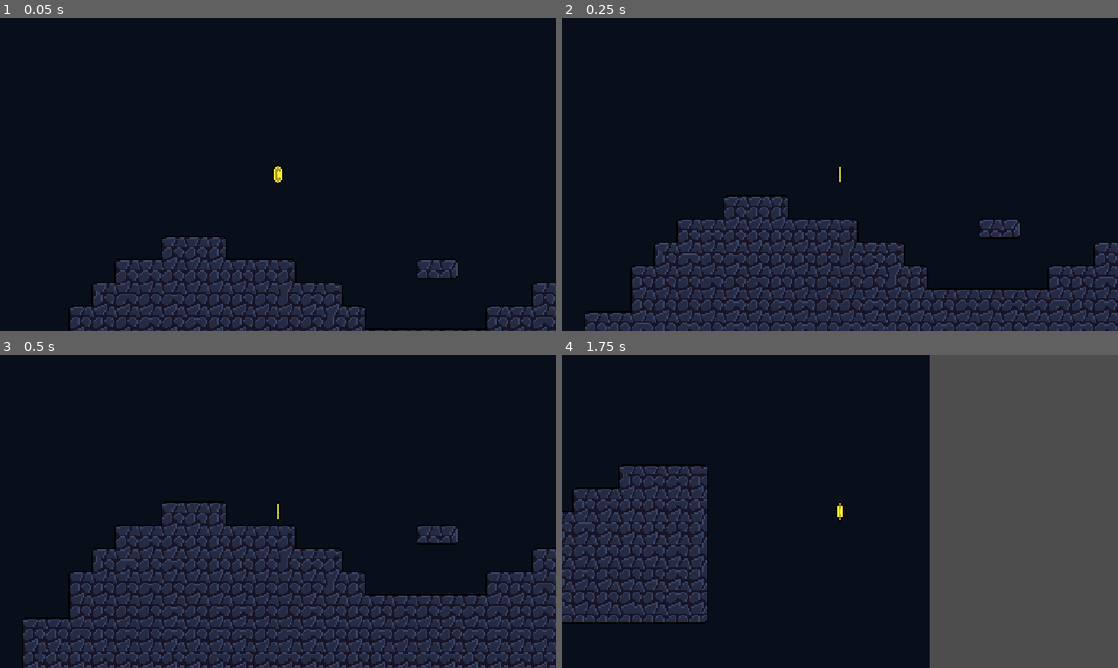
Above: before the commit, frames 1-4 (two rows, left to right).
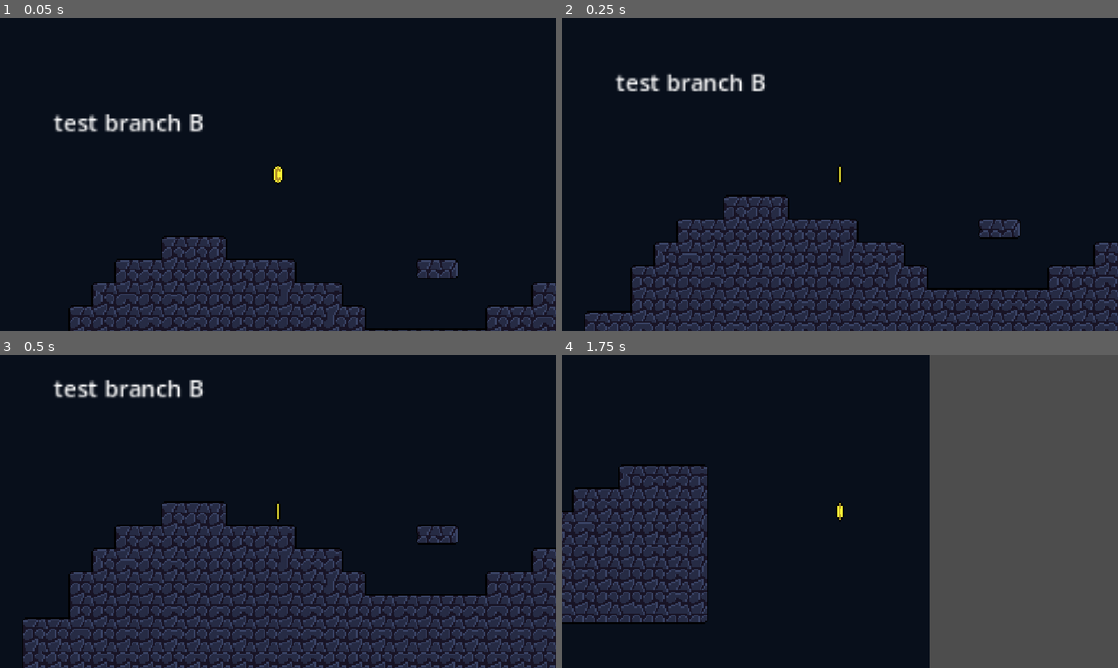
Above: after the commit, the same moments.

Repository: avic-acid/cute-autoscroller
Game: Godot game, scene res://main.tscn
Same seed, same stepped clock (60 frames per second), same inputs: the game is played once before the commit and once after it.
Inputs:
- Up to frame 1 (0.05 s): no input
- Up to frame 2 (0.25 s): no input
- Up to frame 3 (0.5 s): no input
- Up to frame 4 (1.75 s): tap Enter (ui_accept) at 0.5, 0.77, 1.52 s; hold Right (ui_right) from 0.53 s (still down)

The runs differ from the first frame. In frame 1, 0.9% of the frame differs, in the area x 9-37%, y 30-37%; in frame 2, 1.0%, in the area x 9-37%, y 17-24%; in frame 3, 0.9%; in frame 4, nothing differs.

Commit message:
added distinction for test B

Diff:
--- a/main.tscn
+++ b/main.tscn
@@ -881,3 +881,10 @@
 scale = Vector2(5.9557753, 3.9384964)
 texture = ExtResource("4_1bvp3")
 expand_mode = 1
+
+[node name="Label" type="Label" parent="." unique_id=1239772522]
+offset_left = -41.0
+offset_top = -137.0
+offset_right = -1.0
+offset_bottom = -114.0
+text = "test branch B"
